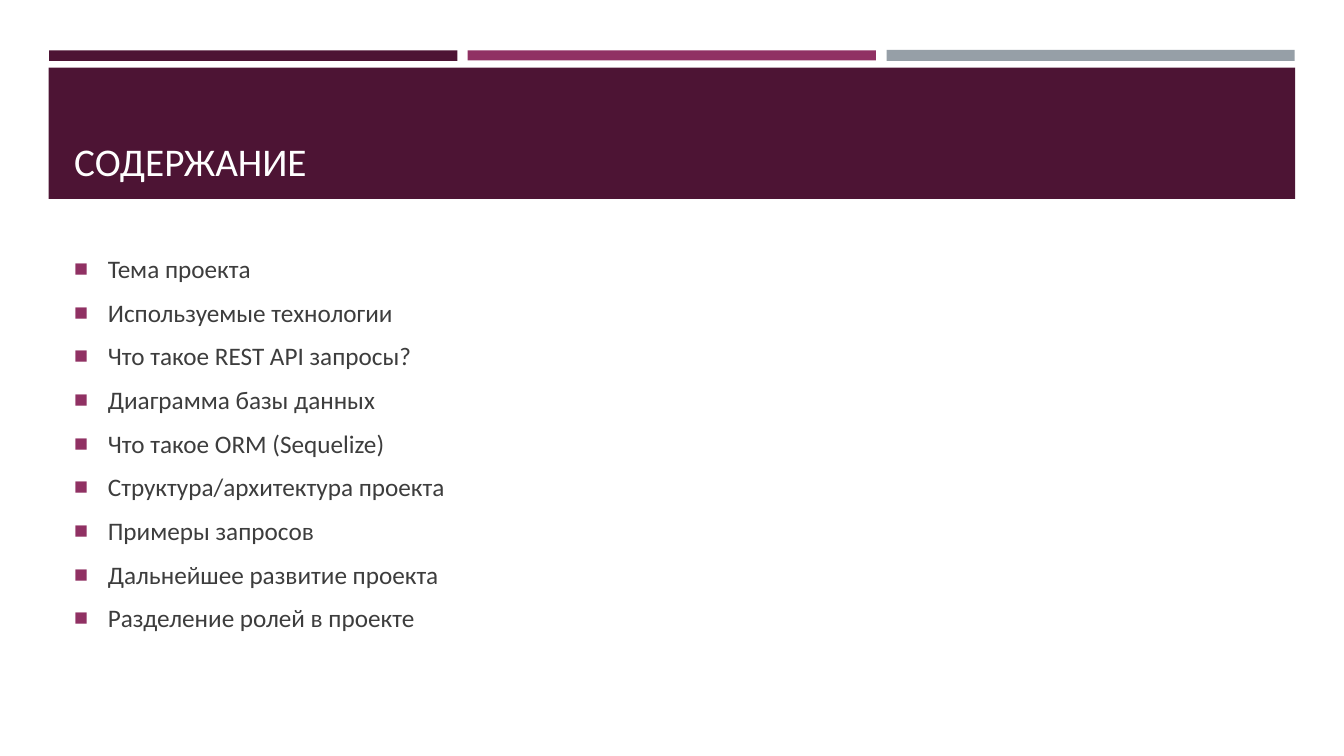
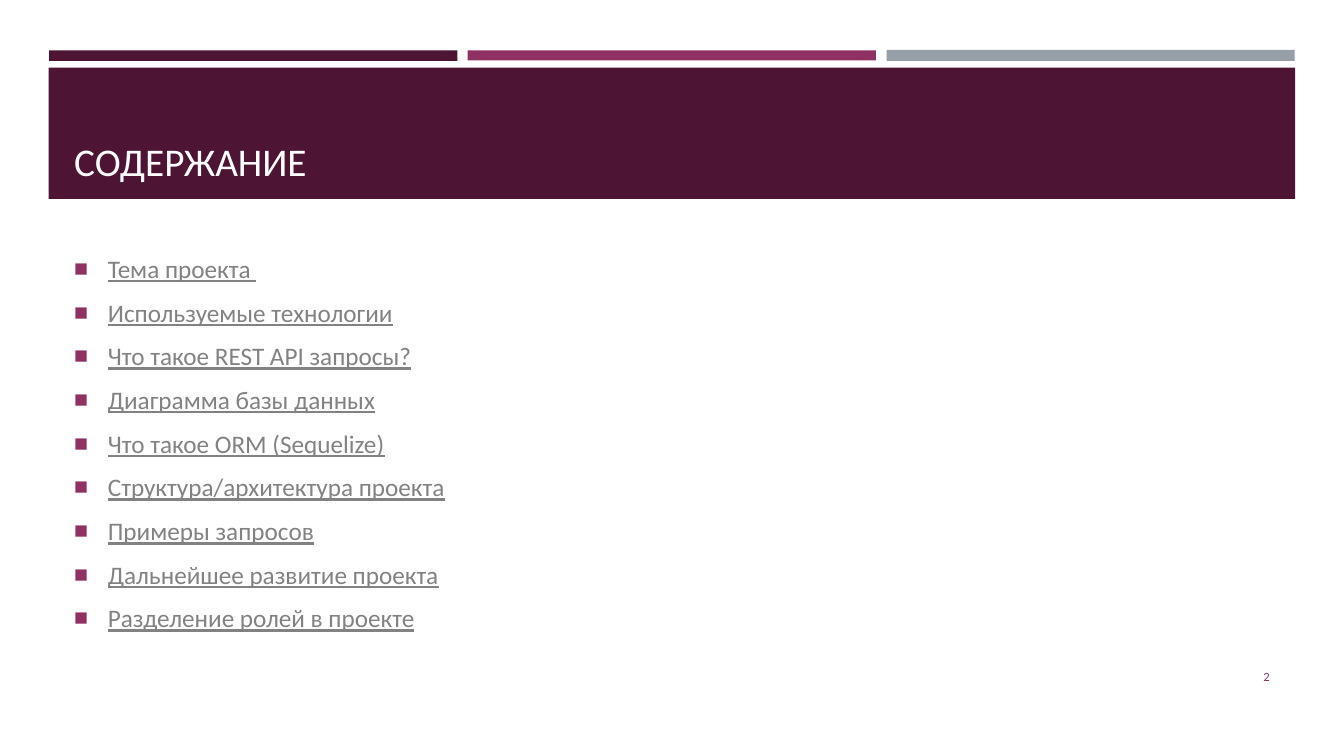
Before and after one commit to von1001/Hotels_NJS, a slide deck: slide 2 of Hotels.pptx. Drawn at 1344x756 pixels with LibreOffice and Linux fonts; fonts in the diff are those of the drawing. Boxes give left, top, right and bottom in pixels: in the first picture for what was removed or moved away, otherwise in the second. Text is boxed around its words. In the diff, an @@ line names an element or a change of style, - is before the commit and + after.

```diff
--- a/Hotels.pptx
+++ b/Hotels.pptx
@@ text "Тема проекта" at bbox=[108, 262, 445, 632]: text colour #3D3D3D to #828282, underline on @@
@@ page number added at bbox=[1263, 673, 1269, 681], 9 pt, text #903163 @@
+2
```
Also in this commit, not shown: 9 other slides changed, 1 slide added, 1 slide removed, 16 other files.
